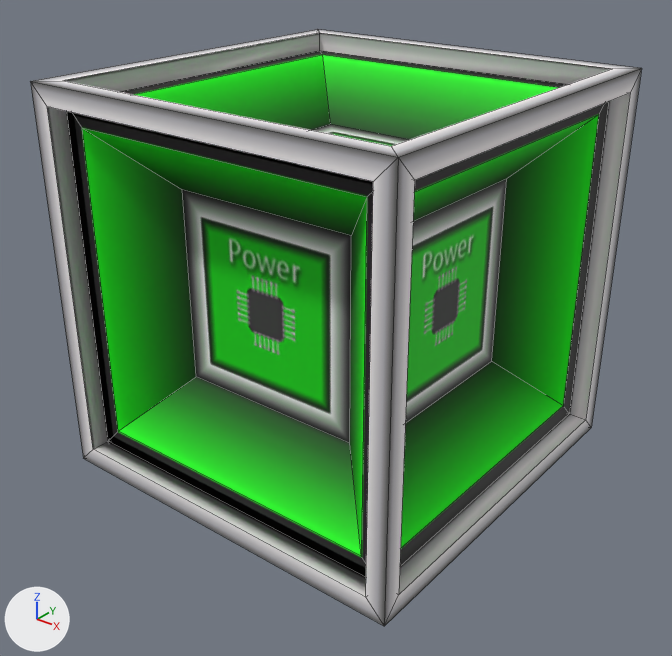
Before and after pictures for a commit that changed the OBJ model models/block/infinite_capacitor.obj.
Camera for both pictures: a 50 mm lens placed at (1.847, -2.221, 1.41), pointed at (0.518, -0.56, 0.38). The lights are fixed; the arrows at lower left show +X, +Y and +Z. Mesh edges are drawn as thin lines. Where no turn or scale is listed for an object, it has been applied to the vertices. Vertices at the same position are counted once.

Before the edit, the objects in view are built like this:
```python
me_cube_002 = bpy.data.meshes.new('Cube.002')
me_cube_002.from_pydata(...)  # 88 vertices, 102 faces; spans x 0.0..1.0, y -1.0..0.0, z 0.0..1.0
me_cube_002.materials.append(mat_none)  # picture img_infinite_capacitor
ob_cube_002 = bpy.data.objects.new('Cube.002', me_cube_002)
ob_cube_002.location = (0.0, 0.0, 0.0)
```
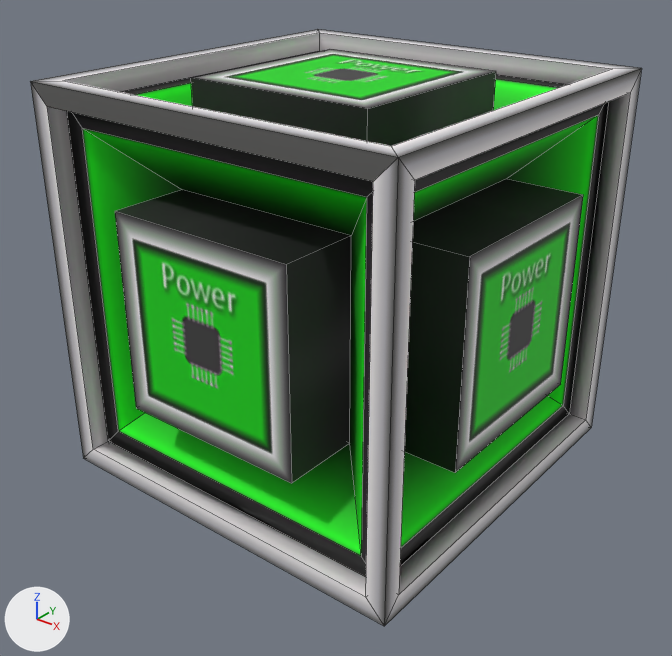
What differs and where, as boxes (x1, y1, x2, y2) in the pictures (672 x 656 px):
part 1 of me_cube_002, built on
    before: (182, 124, 507, 443)
    after: (115, 49, 583, 483)
part 2 of me_cube_002, surface changed
    both: (30, 29, 641, 622)

What the commit changed:
me_cube_002 is used by ob_cube_002; location (0.0, 0.0, 0.0).
me_cube_002 had 88 vertices, 102 faces and spanned x 0.0..1.0, y -1.0..0.0, z 0.0..1.0.
me_cube_002 now has 112 vertices, 126 faces and spans x 0.0..1.0, y -1.0..0.0, z 0.0..1.0.
Part 1, on me_cube_002:
6 faces are deleted.
24 vertices are added at x 0.0..1.0, y -1.0..0.0, z 0.0..1.0.
30 new faces join them.
me_cube_002 part 2: 84 kept faces spanning x 0.0..1.0, y -1.0..0.0, z 0.0..1.0 get new texture (UV) coordinates.
